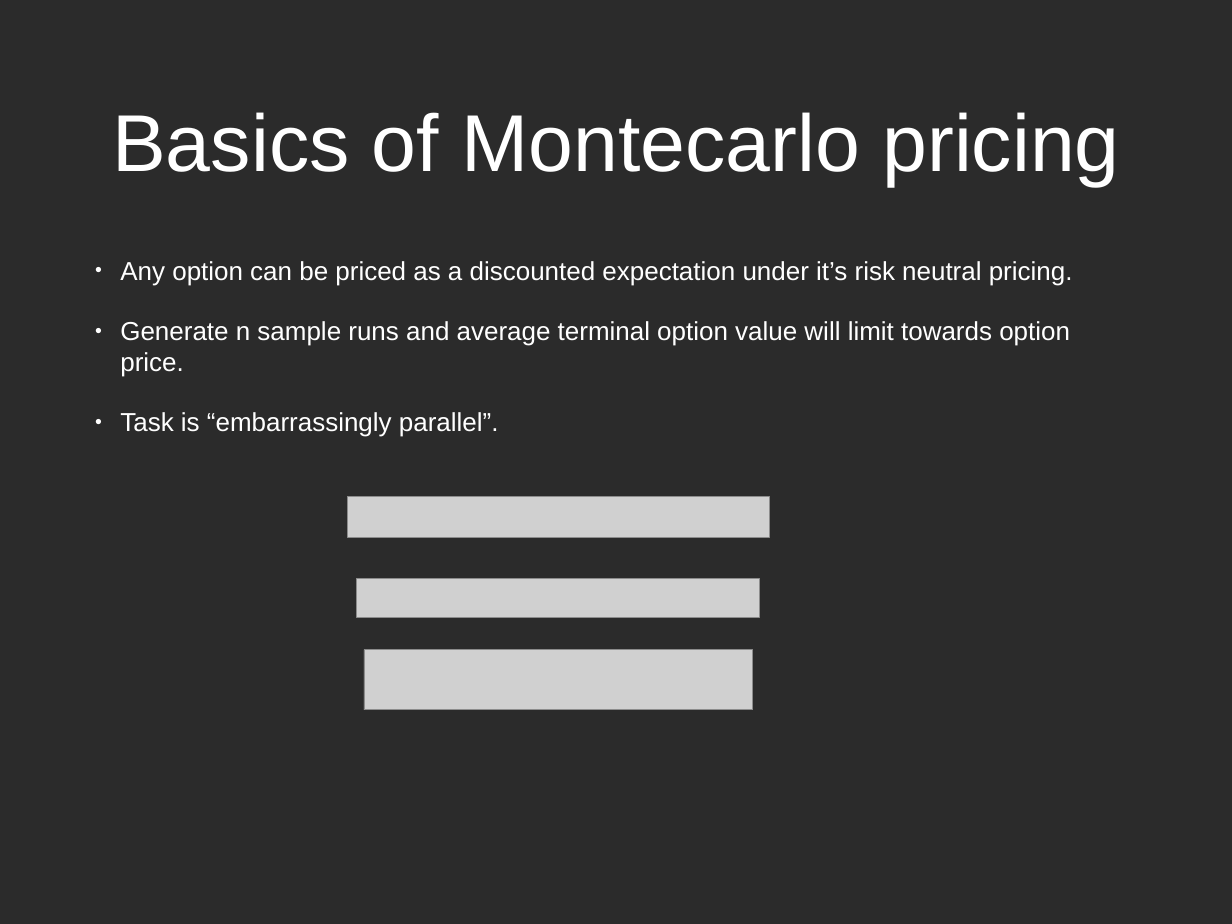
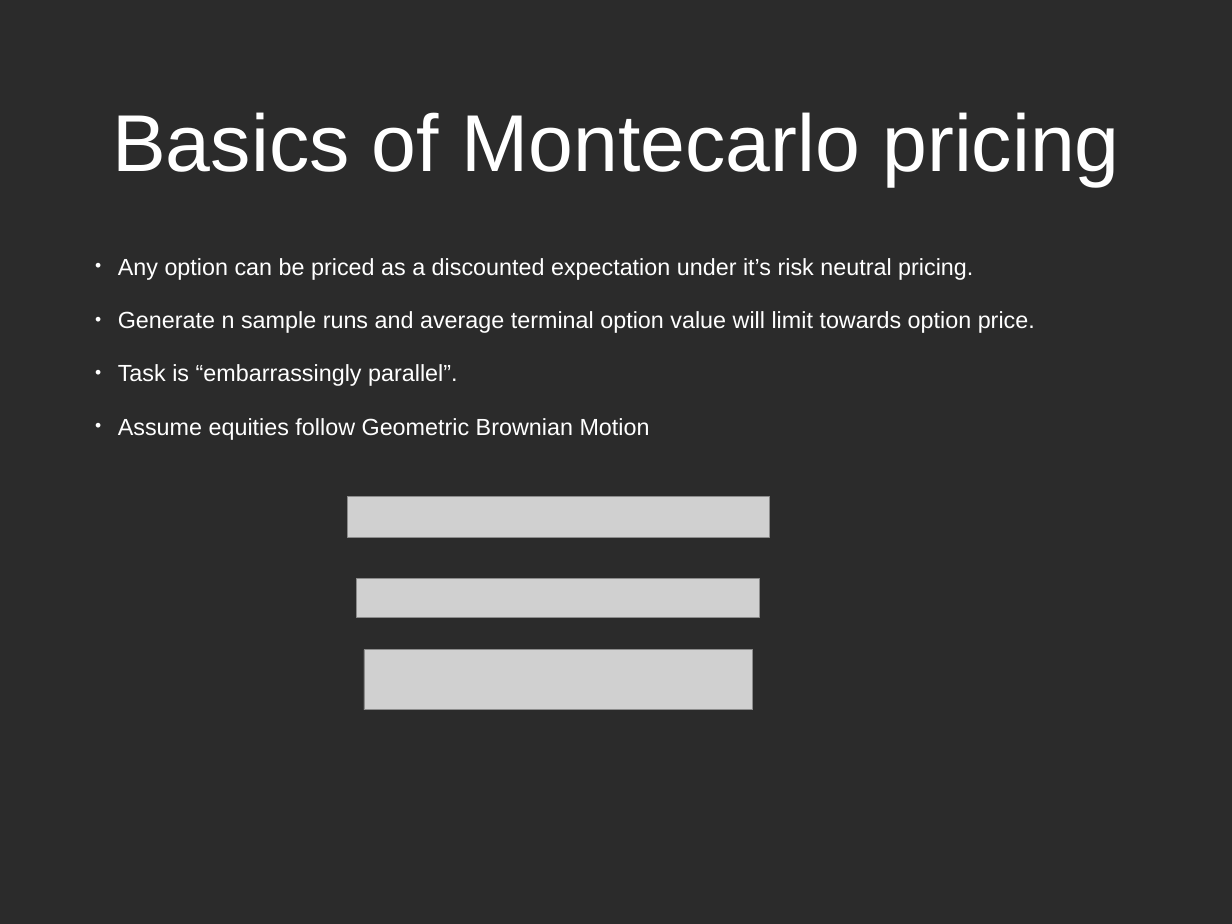
Before and after one commit to pirateb/barrier_options, a slide deck: slide 4 of presentation.pptx. Drawn at 1232x924 pixels with LibreOffice and Linux fonts; fonts in the diff are those of the drawing; grey boxes stand for pictures; background and template pictures are left out; a plain dark background stands for a picture behind light text. Boxes give left, top, right and bottom in pixels: in the first picture for what was removed or moved away, otherwise in the second. Text is boxed around its words. In the diff, an @@ line names an element or a change of style, - is before the commit and + after.

Commit message:
minor change to formulae

```diff
--- a/presentation.pptx
+++ b/presentation.pptx
@@ text at [118, 258, 1035, 386]: size 21.6 to 19.4 pt in "Any option can be priced as a ...", "Generate n sample runs and average terminal ...", "Task is “embarrassingly parallel”."; indent changed; less space between paragraphs @@
@@ text at [118, 418, 650, 440]: paragraph added @@
+• Assume equities follow Geometric Brownian Motion
```
